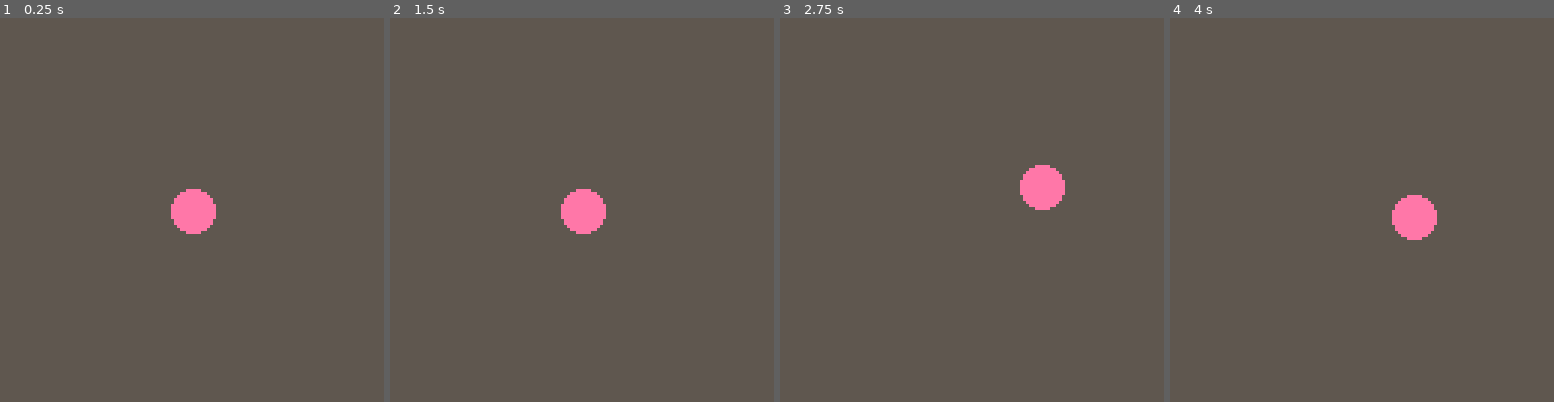
Above: before the commit, frames 1-4 (left to right).
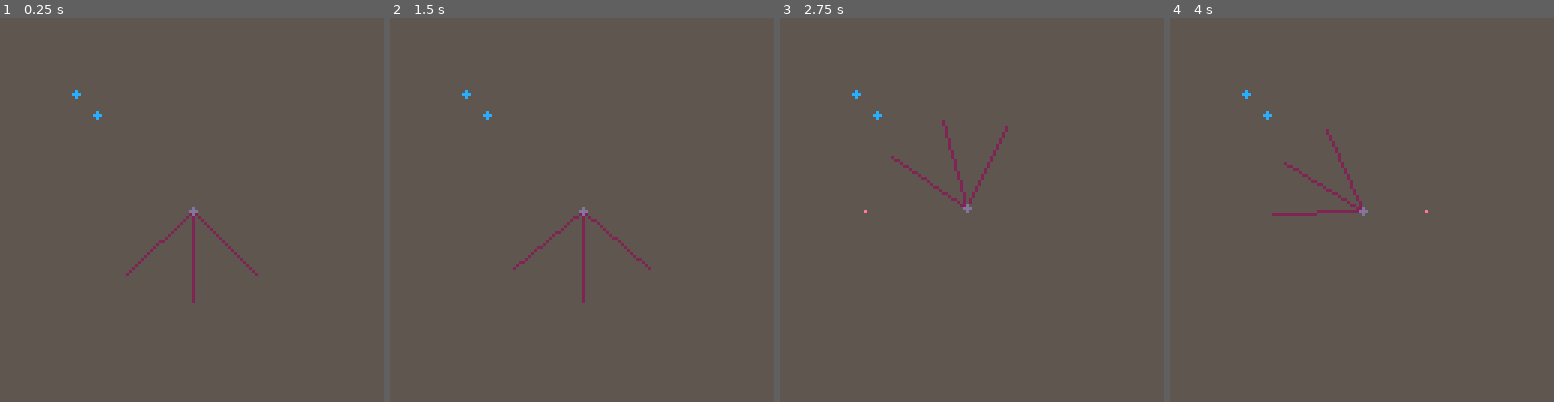
Above: after the commit, the same moments.

Repository: EricNguyen1124/starfighter
Game: PICO-8 cartridge starfighter.p8
The game is run twice, just before and just after one commit, with the same random seed, the same clock (stepped at 60 frames per second) and the same inputs.
Inputs:
- Up to frame 1 (0.25 s): no input
- Up to frame 2 (1.5 s): tap X (X key) at 0.33, 1.07 s; tap O (Z key) at 0.7 s
- Up to frame 3 (2.75 s): hold Right 1.6-2.1 s; tap O (Z key) at 1.7, 2.1, 2.5 s; tap X (X key) at 1.85 s; hold Up 2.15-2.42 s; hold Right from 2.47 s (still down)
- Up to frame 4 (4 s): tap O (Z key) at 2.9, 3.3, 3.7 s; tap X (X key) at 2.97 s; release Right at 3.03 s; hold Left 3.08-3.58 s; hold Down 3.63-3.97 s

The runs differ from the first frame. In frame 1, 1.5% of the frame differs, in the area x 18-68%, y 18-75%; in frame 2, 1.5%; in frame 3, 1.7%, in the area x 18-75%, y 18-51%; in frame 4, 1.7%.

Commit message:
hell yeah

Diff:
--- a/starfighter.p8
+++ b/starfighter.p8
@@ -5,45 +5,43 @@
 #include main.lua
 
 -- field of view
-fov = 0.2 -- 0.2 = 72 degrees
+fov = 0.25 -- 0.2 = 72 degrees
 
 function _init()
-  star = {}
-  star.x = 0
-  star.y = 0
+  stars = {}
+
+  local star = {}
+  star.x = 32
+  star.y = 32
   star.z = 1
+  add(stars, star)
+
+  local star = {}
+  star.x = 25
+  star.y = 25
+  star.z = 1
+  add(stars, star)
 
   pl={}
-	pl.x = 0 pl.y = 0
+	pl.x = 64 pl.y = 64
 	pl.dx = 0 pl.dy = 0
 	pl.z = 0
-	pl.d = 0.0
+	pl.d = 0.75
 	pl.dz = 0
-	pl.jetpack=false
-
-	x = 64
-  y = 64
 end
 
 function _update()
-  if (btn(0)) then x=x-1 end
-  if (btn(1)) then x=x+1 end
-  if (btn(2)) then y=y-1 end
-  if (btn(3)) then y=y+1 end
-
   local dx=0
 	local dy=0
-  if (btn(⬆️)) then
-    dy+= 1
-  end
 
-	if (btn(⬇️)) then
-    dy-= 1
-  end
-
+  if (btn(⬅️)) pl.d+=0.02
+	if (btn(➡️)) pl.d-=0.02
+  if (btn(⬆️)) dy+= 0.25
+	if (btn(⬇️)) dy-= 0.25
+  if (btn(4)) fov-= 0.01
+  if (btn(5)) fov+= 0.01
   spd = sqrt(dx*dx+dy*dy)
 	if (spd) then
-
 		spd = 0.1 / spd
 		dx *= spd
 		dy *= spd
@@ -65,20 +63,38 @@
 
 function _draw()
   cls(5)
-  printh(pl.x)
+  --printh(pl.x)
 
   local v = {}
   v.x0 = cos(pl.d + fov / 2)
+  v.y0 = sin(pl.d + fov / 2)
+
   v.x1 = cos(pl.d - fov / 2)
-  v.y0 = sin(pl.d + fov / 2)
   v.y1 = sin(pl.d - fov / 2)
 
-  for sx=0,127 do
-    local sy=127
+  local focalLength = -1/(sin(fov/2)/cos(fov/2))
 
+  --print(pl.d * 360)
+
+  for star in all(stars) do
+    local rel_x = pl.x - star.x
+    local rel_y = pl.y - star.y
+
+    local rotatedX = cos(-pl.d)*rel_x - sin(-pl.d)*rel_y
+    local rotatedY = cos(-pl.d)*rel_y + sin(-pl.d)*rel_x
+    local dist = sqrt(rel_x*rel_x+rel_y*rel_y)
+    projectedX = 64 + rotatedX*focalLength/dist*64
+    projectedY = 64 - rotatedY*focalLength/dist*64
+    if rotatedX < 0 then
+      circfill(projectedY, 64, 30/dist*focalLength, 14)
+    end
+    circfill(star.x, star.y, 1, 12)
   end
 
-  circfill(x,y,7,14)
+  line(pl.x, pl.y, cos(pl.d)*30+pl.x, sin(pl.d)*30+pl.y, 2)
+  line(pl.x, pl.y, cos(pl.d-fov/2)*30 + pl.x, sin(pl.d-fov/2)*30 + pl.y, 2)
+  line(pl.x, pl.y, cos(pl.d+fov/2)*30 + pl.x, sin(pl.d+fov/2)*30 + pl.y, 2)
+  circfill(pl.x, pl.y, 1, 13)
 end
 __gfx__
 00000000000000000000000000000000000000000000000000000000000000000000000000000000000000000000000000000000000000000000000000000000
